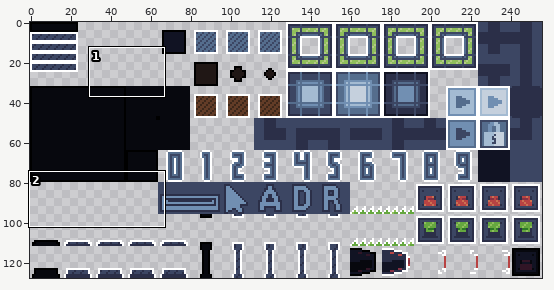
File history of a sprite sheet, Assets/Tilesets/off.png. The picture above shows the old version from afar; the outline marks the close-up.
Close-up. Old version:
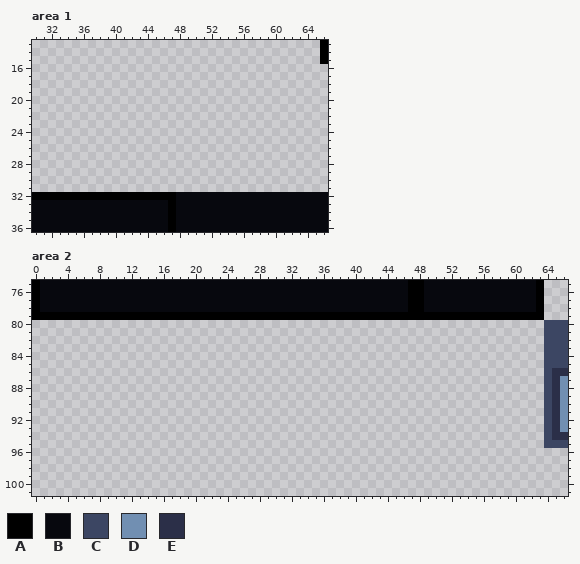
The file is 256x128 pixels. Shown: area 1: x 30..66, y 13..36; area 2: x 0..66, y 75..101.
Palette (. is transparent): A #000000  B #07080e  C #3c4663  D #718fb2  E #2b2f48
Pixels before, area 1, first column x 30:
13 ....................................A
14 ....................................A
15 ....................................A
16 .....................................
17 .....................................
18 .....................................
19 .....................................
20 .....................................
21 .....................................
22 .....................................
23 .....................................
24 .....................................
25 .....................................
26 .....................................
27 .....................................
28 .....................................
29 .....................................
30 .....................................
31 .....................................
32 AAAAAAAAAAAAAAAAAABBBBBBBBBBBBBBBBBBB
33 BBBBBBBBBBBBBBBBBABBBBBBBBBBBBBBBBBBB
34 BBBBBBBBBBBBBBBBBABBBBBBBBBBBBBBBBBBB
35 BBBBBBBBBBBBBBBBBABBBBBBBBBBBBBBBBBBB
36 BBBBBBBBBBBBBBBBBABBBBBBBBBBBBBBBBBBB
Pixels before, area 2, first column x 0:
75 ABBBBBBBBBBBBBBBBBBBBBBBBBBBBBBBBBBBBBBBBBBBBBBAABBBBBBBBBBBBBBA...
76 ABBBBBBBBBBBBBBBBBBBBBBBBBBBBBBBBBBBBBBBBBBBBBBAABBBBBBBBBBBBBBA...
77 ABBBBBBBBBBBBBBBBBBBBBBBBBBBBBBBBBBBBBBBBBBBBBBAABBBBBBBBBBBBBBA...
78 ABBBBBBBBBBBBBBBBBBBBBBBBBBBBBBBBBBBBBBBBBBBBBBAABBBBBBBBBBBBBBA...
79 AAAAAAAAAAAAAAAAAAAAAAAAAAAAAAAAAAAAAAAAAAAAAAAAAAAAAAAAAAAAAAAA...
80 ................................................................CCC
81 ................................................................CCC
82 ................................................................CCC
83 ................................................................CCC
84 ................................................................CCC
85 ................................................................CCC
86 ................................................................CEE
87 ................................................................CED
88 ................................................................CED
89 ................................................................CED
90 ................................................................CED
91 ................................................................CED
92 ................................................................CED
93 ................................................................CED
94 ................................................................CEE
95 ................................................................CCC
After the commit:
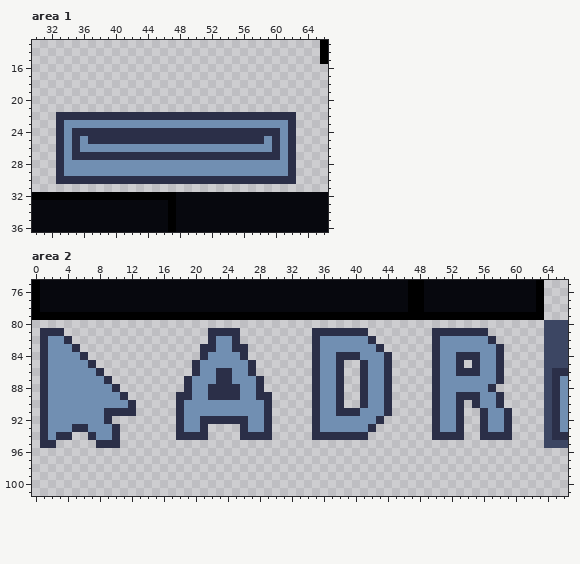
Changes in this commit:
Area 1:
The author put colour D in row 23 at x 34 to 61; in row 24 at x 34 and 61; in row 25 at x 34, 36, 59 and 61; in row 26 at x 34, 36 to 59 and 61; in row 27 at x 34 and 61; in rows 28 to 29 at x 34 to 61.
The author put colour E in row 22 at x 33 to 62; in row 23 at x 33 and 62; in row 24 at x 33, 35 to 60 and 62; in row 25 at x 33, 35, 37 to 58, 60 and 62; in row 26 at x 33, 35, 60 and 62; in row 27 at x 33, 35 to 60 and 62.
The author put colour E in rows 28 to 29 at x 33 and 62; in row 30 at x 33 to 62.
Area 2:
The author put colour D in row 82 at x 2 to 3, 23 to 24, 36 to 41 and 51 to 56; in row 83 at x 2 to 4, 23 to 24, 36 to 42 and 51 to 57; in row 84 at x 2 to 5, 22 to 25, 36 to 37, 41 to 43, 51 to 52 and 56 to 57; in row 85 at x 2 to 6, 21 to 26, 36 to 37, 42 to 43, 51 to 52 and 56 to 57; in row 86 at x 2 to 7, 21 to 22, 25 to 26, 36 to 37, 42 to 43, 51 to 52 and 56 to 57; in row 87 at x 2 to 8, 20 to 22, 25 to 27, 36 to 37, 42 to 43 and 51 to 57.
The author put colour D in row 88 at x 2 to 9, 20 to 21, 26 to 27, 36 to 37, 42 to 43 and 51 to 56; in row 89 at x 2 to 10, 20 to 21, 26 to 27, 36 to 37, 42 to 43, 51 to 52 and 56 to 57; in row 90 at x 2 to 11, 19 to 28, 36 to 37, 42 to 43, 51 to 52 and 56 to 57; in row 91 at x 2 to 8, 19 to 28, 36 to 37, 41 to 43, 51 to 52 and 57 to 58; in row 92 at x 2 to 8, 19 to 20, 27 to 28, 36 to 42, 51 to 52 and 57 to 58; in row 93 at x 2 to 4, 7 to 9, 19 to 20, 27 to 28, 36 to 41, 51 to 52 and 57 to 58.
The author put colour D in row 94 at x 2 and 8 to 9.
The author put colour E in row 81 at x 1 to 3, 22 to 25, 35 to 41 and 50 to 56; in row 82 at x 1, 4, 22, 25, 35, 42, 50 and 57; in row 83 at x 1, 5, 21 to 22, 25 to 26, 35, 43, 50 and 58; in row 84 at x 1, 6, 21, 26, 35, 38 to 40, 44, 50, 53 to 55 and 58; in row 85 at x 1, 7, 20, 27, 35, 38, 41, 44, 50, 53, 55 and 58; in row 86 at x 1, 8, 20, 23 to 24, 27, 35, 38, 41, 44, 50, 53 to 55 and 58.
The author put colour E in row 87 at x 1, 9, 19, 23 to 24, 28, 35, 38, 41, 44, 50 and 58; in row 88 at x 1, 10, 19, 22 to 25, 28, 35, 38, 41, 44, 50 and 57; in row 89 at x 1, 11, 18 to 19, 22 to 25, 28 to 29, 35, 38, 41, 44, 50, 53 to 55 and 58; in row 90 at x 1, 12, 18, 29, 35, 38, 41, 44, 50, 53, 55 and 58; in row 91 at x 1, 9 to 12, 18, 29, 35, 38 to 40, 44, 50, 53, 56 and 59; in row 92 at x 1, 9, 18, 21 to 26, 29, 35, 43, 50, 53, 56 and 59.
The author put colour E in row 93 at x 1, 5 to 6, 10, 18, 21, 26, 29, 35, 42, 50, 53, 56 and 59; in row 94 at x 1, 3 to 4, 7, 10, 18 to 21, 26 to 29, 35 to 41, 50 to 53 and 56 to 59; in row 95 at x 1 to 2 and 8 to 10.
